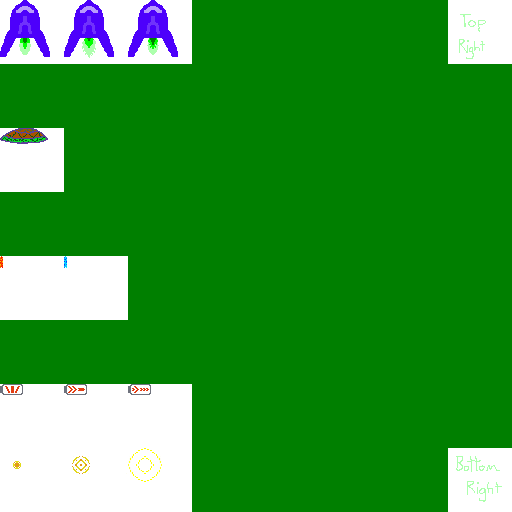
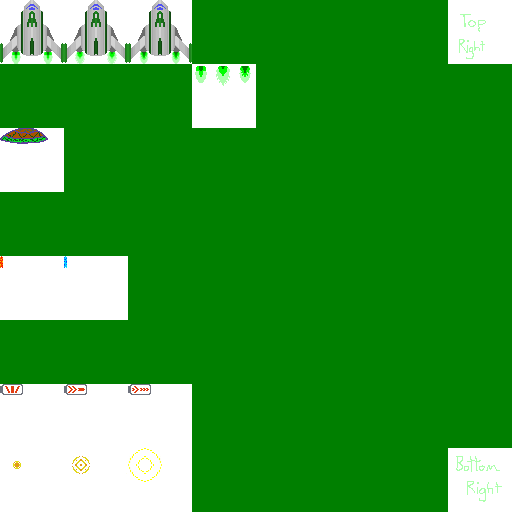
Layered file, before and after one edit (512 × 512). Changes by layer:
added layer "PlayerShip" above "PlayerThruster" over left=0, top=0, right=192, bottom=63
added layer "PlayerThruster" above "Background" over left=11, top=51, right=181, bottom=64
painted on "Background" over left=0, top=0, right=256, bottom=128
